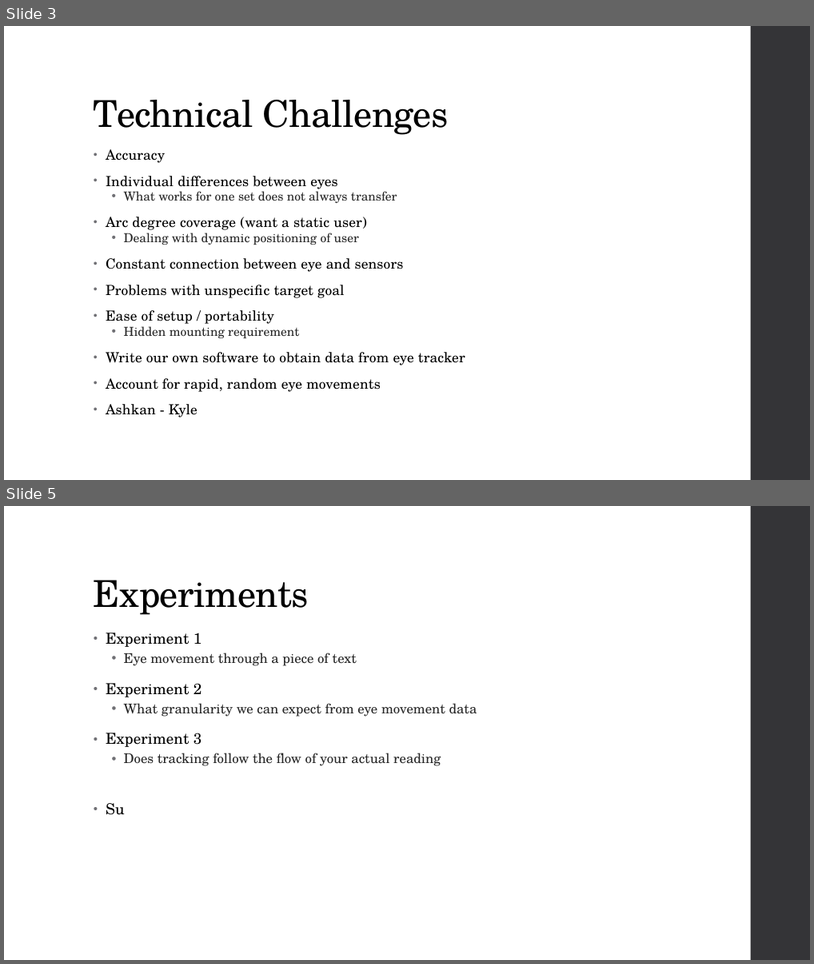
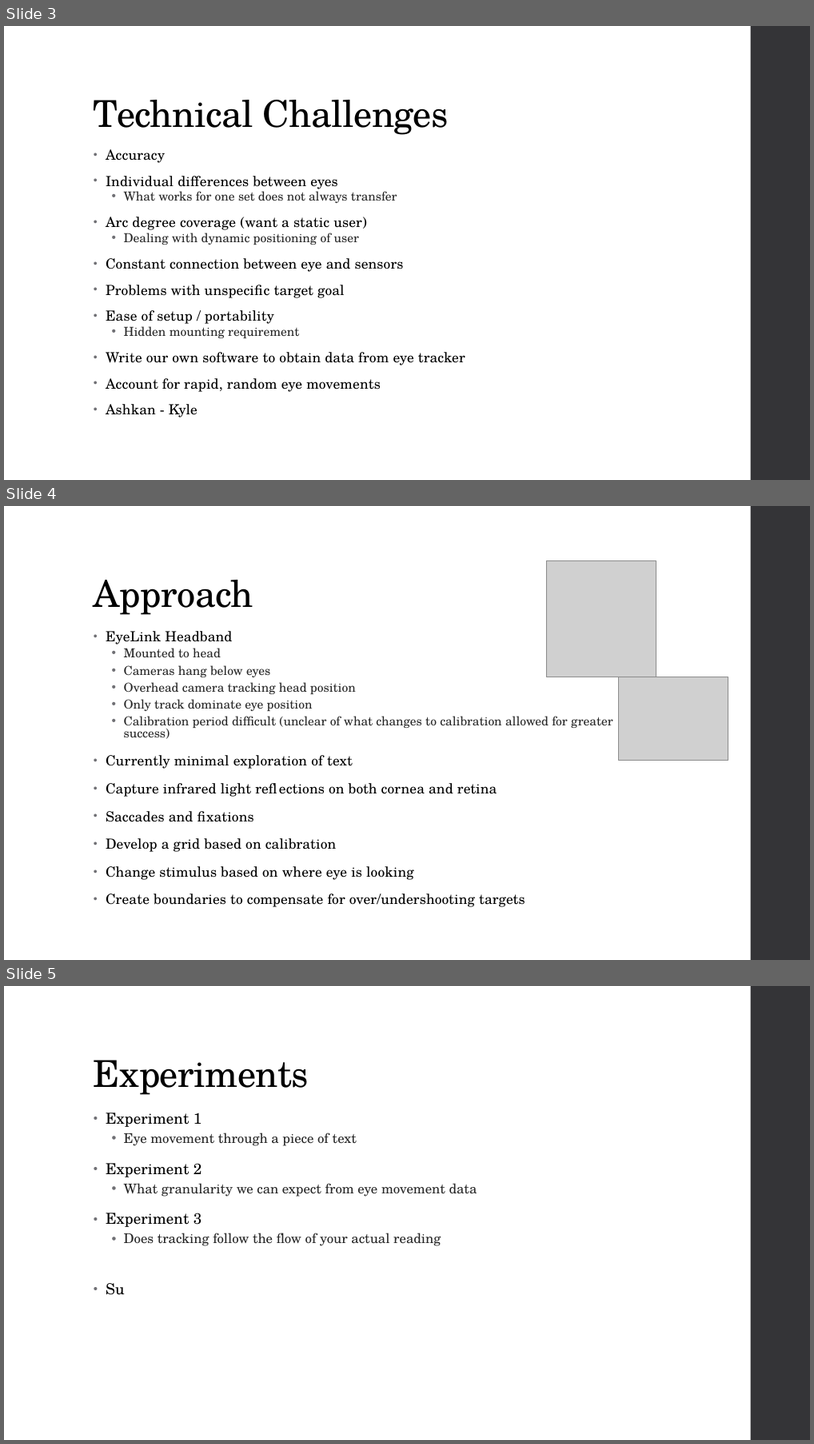
Before and after one commit to diederichk/StepCounter, a slide deck: ProposalPresentation/Proposal.pptx. Shown one above the other, each under a label of ours: slides 3 and 5 before the commit, slides 3, 4 and 5 after it; the slides between them are not shown. The pictures are 814x964 and 814x1444 pixels, drawn with LibreOffice and Linux fonts; fonts in the diff are those of the drawing; grey boxes stand for pictures. Boxes give left, top, right and bottom in pixels: in the first picture for what was removed or moved away, otherwise in the second. Text is boxed around its words. In the diff, an @@ line names an element or a change of style, - is before the commit and + after.

Commit message:
Approaches updates
Diederich presentation portion upload

```diff
--- a/ProposalPresentation/Proposal.pptx
+++ b/ProposalPresentation/Proposal.pptx
@@ slide 4 added at (4, 506, 810, 960), background #FFFFFF; not listed: 1 template element that a slide beside it also shows @@
@@ picture added at (546, 561, 656, 677) @@
@@ title added at (94, 580, 254, 615), 44 pt, text #000000 @@
+Approach
@@ text added at (106, 631, 614, 907), 16.6 pt, text #000000 @@
+• EyeLink Headband
+  • Mounted to head
+  • Cameras hang below eyes
+  • Overhead camera tracking head position
+  • Only track dominate eye position
+  • Calibration period difficult (unclear of what changes to calibration allowed for greater success)
+• Currently minimal exploration of text
+• Capture infrared light reflections on both cornea and retina
+• Saccades and fixations
+• Develop a grid based on calibration
+• Change stimulus based on where eye is looking
+• Create boundaries to compensate for over/undershooting targets
@@ picture added at (619, 677, 729, 760) @@
```
Also in this commit, not shown: 1 slide removed, 3 other files.
